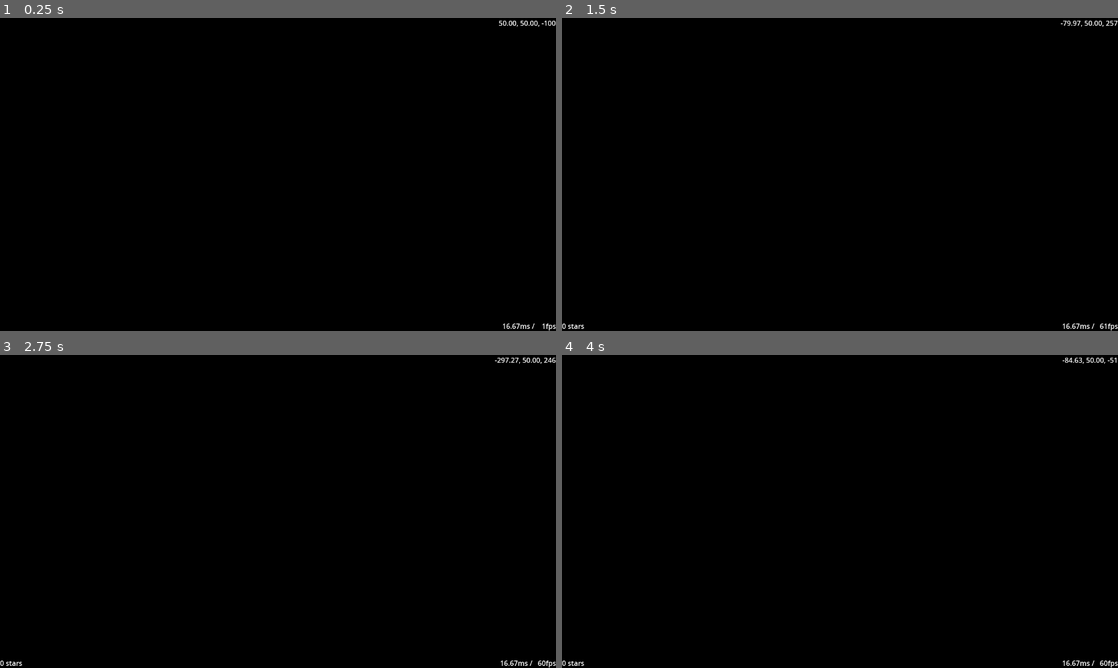
Above: before the commit, frames 1-4 (two rows, left to right).
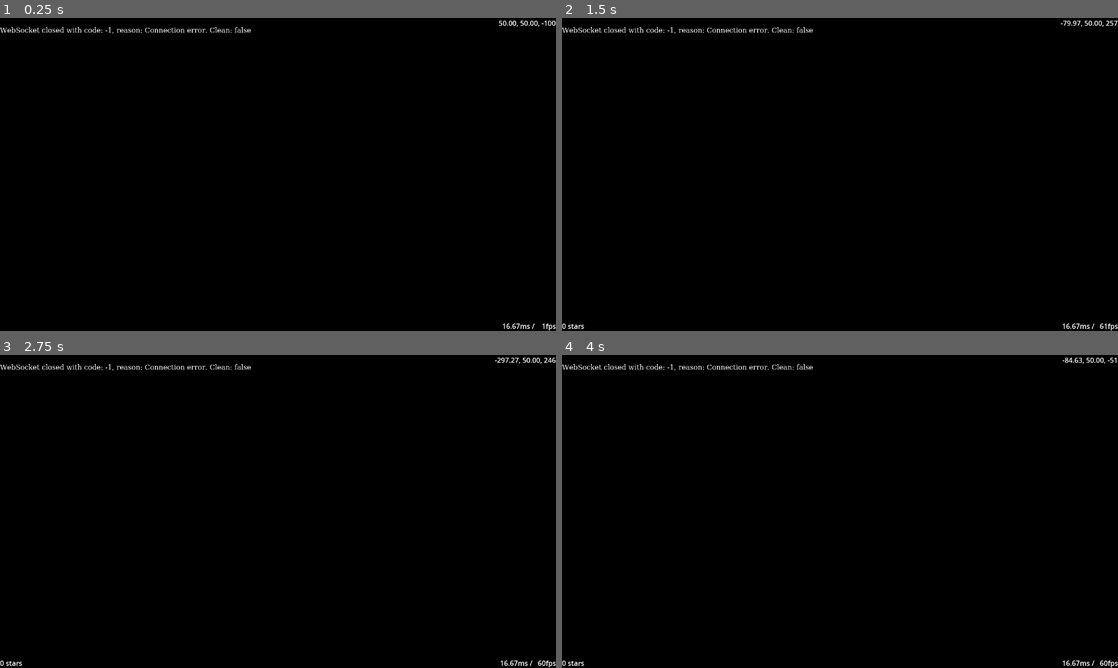
Above: after the commit, the same moments.

Repository: HansAcker/eddn-godot
Game: Godot game, scene res://Main.tscn
Same seed, same stepped clock (60 frames per second), same inputs: the game is played once before the commit and once after it.
Inputs (mouse positions are in pixels of both pictures, inside the frame that each line leads up to):
- Up to frame 1 (0.25 s): no input
- Up to frame 2 (1.5 s): tap Enter at 0.5 s; move the mouse to (812, 237) at 0.52 s; hold Delete (clear) 0.53-1.28 s; hold W (move_forward) from 0.53 s (still down); move the mouse to (1006, 221) at 1.27 s; tap C (look_down) at 1.35 s
- Up to frame 3 (2.75 s): move the mouse to (111, 464) at 2.02 s; release W (move_forward) at 2.03 s; hold A (move_left) from 2.03 s (still down); hold Q (look_left) from 2.03 s (still down)
- Up to frame 4 (4 s): tap Space (pause) at 2.75 s; move the mouse to (867, 511) at 2.77 s; release Q (look_left) at 2.78 s; tap E (look_right) at 2.85 s; move the mouse to (756, 433) at 3.52 s; release A (move_left) at 3.53 s; hold S (move_back) from 3.53 s (still down); hold Z (look_up) from 3.53 s (still down)

The runs differ from the first frame. In frame 1, 0.4% of the frame differs, in the area x 0-46%, y 2-6%; in frame 2, 0.4%; in frame 3, 0.4%; in frame 4, 0.4%.

Commit message:
increased scale

Diff:
--- a/Stars/StarManager.gd
+++ b/Stars/StarManager.gd
@@ -35,7 +35,7 @@
 
 	## Scale highlight effects with distance to camera
 	## TODO: review scale, maybe exp?
-	var dist_scale := max(1.0, get_viewport().get_camera_3d().position.distance_to(star_system.position) / 2000.0) as float
+	var dist_scale := max(1.0, get_viewport().get_camera_3d().position.distance_to(star_system.position) / 1000.0) as float
 #	print(dist_scale)
 
 	if (star_system.id in _stars):
